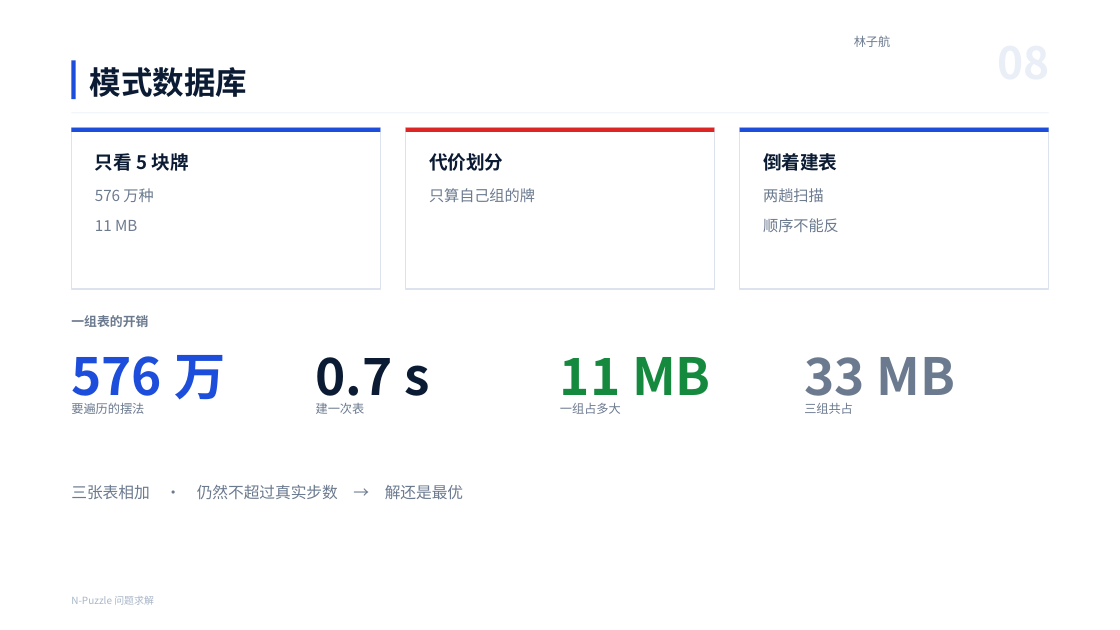
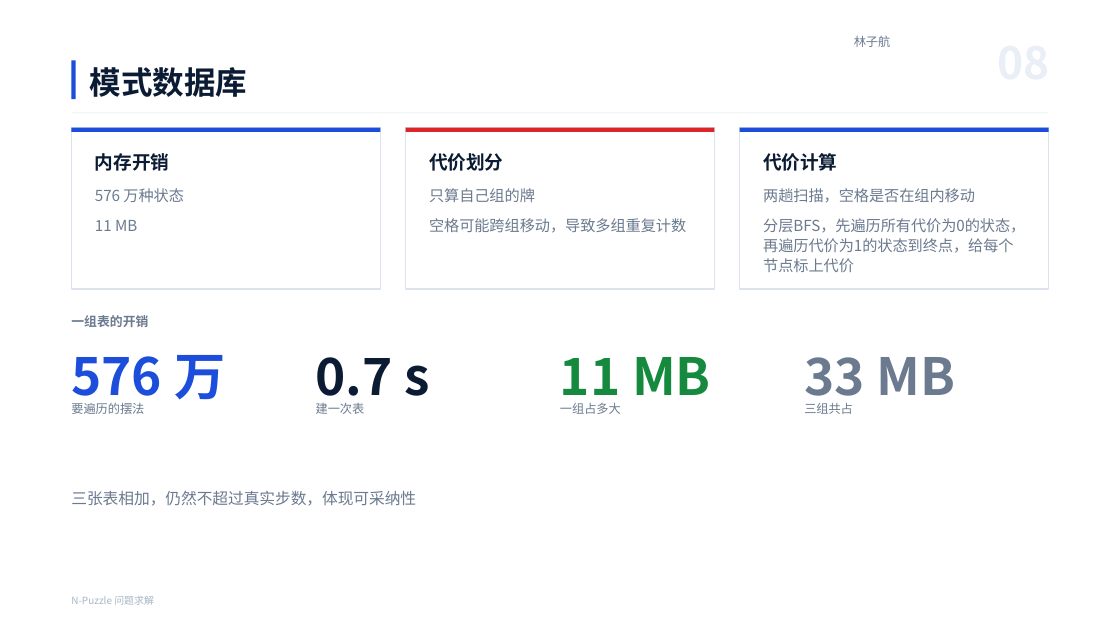
Before and after one commit to lin612320/ai-course-group, a slide deck: slide 8 of 项目一-NPuzzle问题求解/02-演示/N-Puzzle项目演示.pptx. Drawn at 1120x630 pixels with LibreOffice and Linux fonts; fonts in the diff are those of the drawing; background and template pictures are left out. Boxes give left, top, right and bottom in pixels: in the first picture for what was removed or moved away, otherwise in the second. Text is boxed around its words. In the diff, an @@ line names an element or a change of style, - is before the commit and + after.

```diff
--- a/项目一-NPuzzle问题求解/02-演示/N-Puzzle项目演示.pptx
+++ b/项目一-NPuzzle问题求解/02-演示/N-Puzzle项目演示.pptx
@@ text at (95, 153, 184, 202): text changed; size 16 to 13 pt; text colour #0B1B33 to #6B7A8F; bold off @@
-只看 5 块牌
-576 万种
+内存开销
+576 万种状态
@@ text at (763, 153, 1025, 272): text changed @@
-倒着建表
-两趟扫描
-顺序不能反
+代价计算
+两趟扫描，空格是否在组内移动
+分层BFS，先遍历所有代价为0的状态，再遍历代价为1的状态到终点，给每个节点标上代价
@@ text at (429, 218, 686, 233): paragraph added @@
+空格可能跨组移动，导致多组重复计数
@@ text at (71, 491, 416, 506): text changed @@
-三张表相加 · 仍然不超过真实步数 → 解还是最优
+三张表相加，仍然不超过真实步数，体现可采纳性
```
Also in this commit, not shown: 3 other slides changed, 1 other file.
